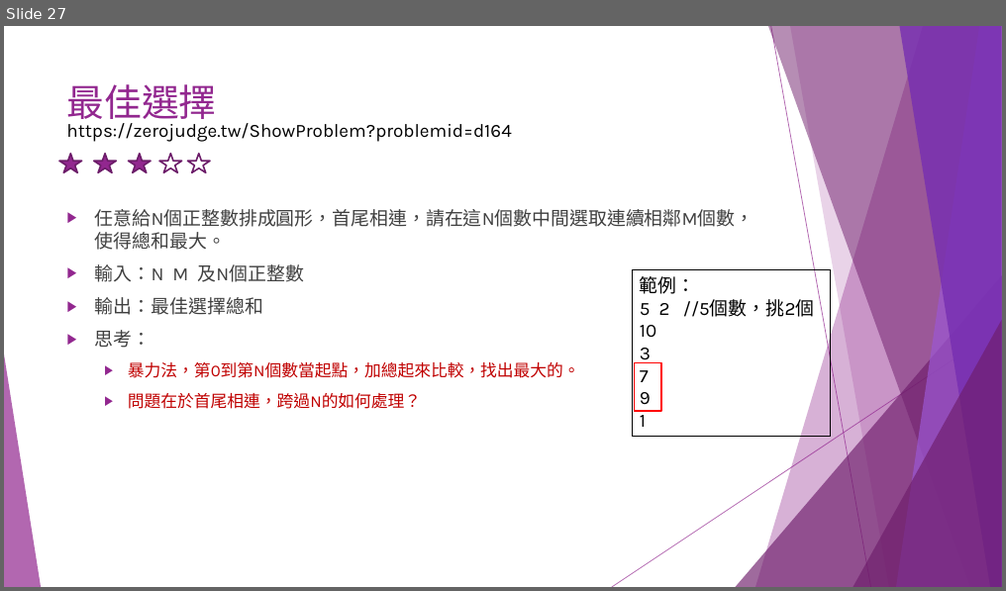
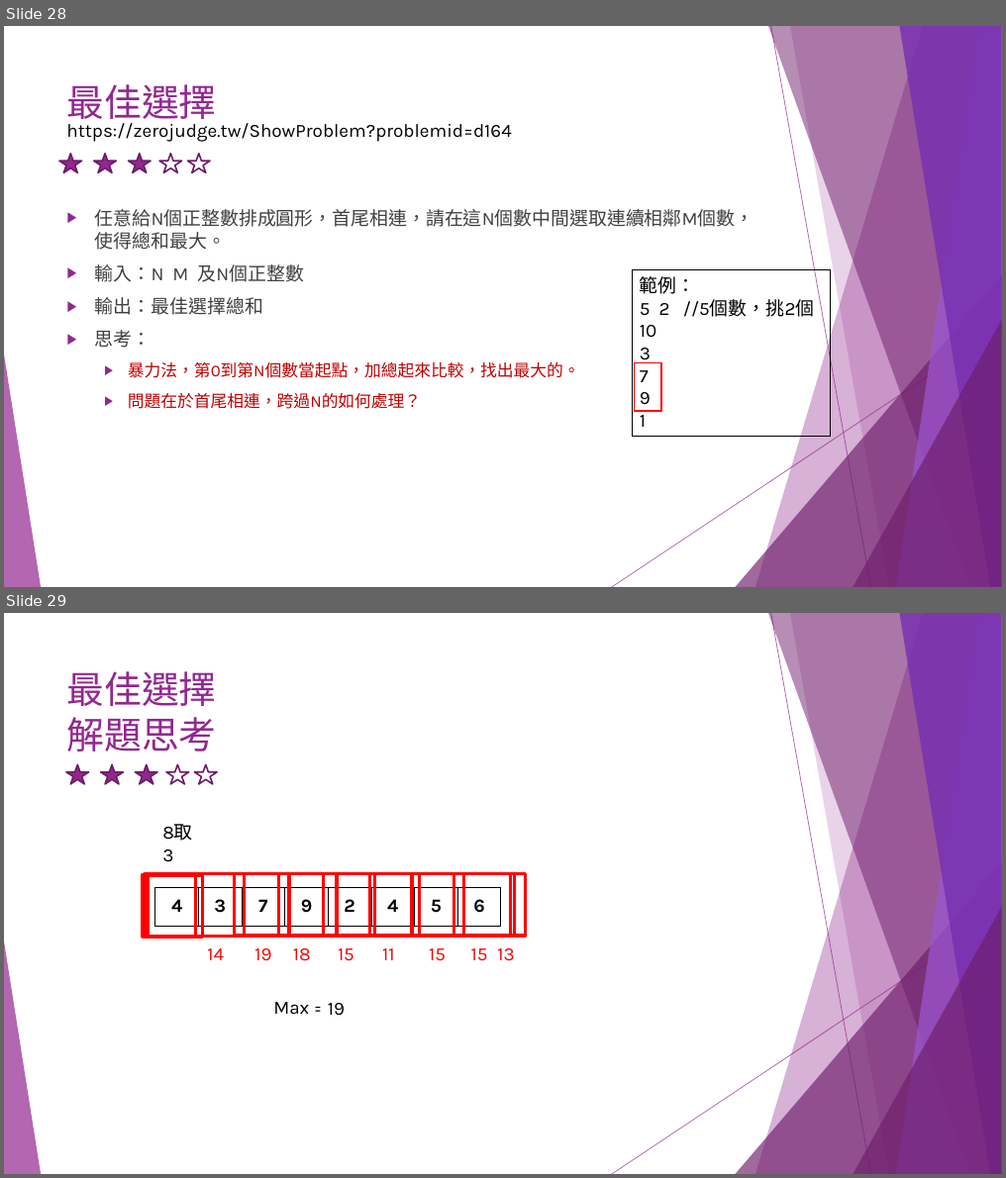
Before and after one commit to liulawsi/My_PPTs, a slide deck: LCC/Python/A1_邏輯思考訓練題.pptx. Shown one above the other, each under a label of ours: slide 27 before the commit, slides 28 and 29 after it. The pictures are 1006x591 and 1006x1178 pixels, drawn with LibreOffice and Linux fonts; fonts in the diff are those of the drawing. Boxes give left, top, right and bottom in pixels: in the first picture for what was removed or moved away, otherwise in the second. Text is boxed around its words. In the diff, an @@ line names an element or a change of style, - is before the commit and + after.

```diff
--- a/LCC/Python/A1_邏輯思考訓練題.pptx
+++ b/LCC/Python/A1_邏輯思考訓練題.pptx
@@ slide 29 added at box(4, 613, 1002, 1174), background #FFFFFF; not listed: 10 template elements that a slide beside it also shows @@
@@ title added at box(67, 671, 217, 752), 36 pt, text #92278F @@
+最佳選擇
+解題思考
@@ group added at box(66, 765, 218, 784): 5 stars @@
@@ text added at box(155, 817, 209, 848), 18 pt, text #000000 @@
+8取3
@@ rectangle added at box(142, 875, 202, 937), outline #FF0000 3 pt @@
@@ rectangle added at box(145, 874, 245, 937), outline #FF0000 3 pt @@
@@ rectangle added at box(149, 874, 289, 937), outline #FF0000 3 pt @@
@@ rectangle added at box(196, 874, 337, 937), outline #FF0000 3 pt @@
@@ rectangle added at box(234, 873, 374, 936), outline #FF0000 3 pt @@
@@ rectangle added at box(279, 873, 420, 936), outline #FF0000 3 pt @@
@@ rectangle added at box(324, 874, 464, 937), outline #FF0000 3 pt @@
@@ rectangle added at box(370, 873, 511, 936), outline #FF0000 3 pt @@
@@ rectangle added at box(412, 873, 514, 936), outline #FF0000 3 pt @@
@@ rectangle added at box(453, 873, 526, 936), outline #FF0000 3 pt @@
@@ table added at box(155, 888, 503, 926), 1 rows, 8 columns @@
+4 | 3 | 7 | 9 | 2 | 4 | 5 | 6
@@ text added at box(207, 949, 224, 960), 18 pt, text #FF0000 @@
+14
@@ text added at box(254, 949, 271, 961), 18 pt, text #FF0000 @@
+19
@@ text added at box(293, 949, 311, 961), 18 pt, text #FF0000 @@
+18
@@ text added at box(338, 949, 354, 961), 18 pt, text #FF0000 @@
+15
@@ text added at box(382, 949, 394, 960), 18 pt, text #FF0000 @@
+11
@@ text added at box(429, 949, 446, 961), 18 pt, text #FF0000 @@
+15
@@ text added at box(471, 949, 488, 961), 18 pt, text #FF0000 @@
+15
@@ text added at box(497, 949, 514, 961), 18 pt, text #FF0000 @@
+13
@@ text added at box(273, 1002, 345, 1016), 18 pt, text #000000 @@
+Max = 14
@@ text added at box(328, 1003, 345, 1016), 18 pt, text #000000 @@
+19
@@ what was slide 27 is now slide 28 @@
```
Also in this commit, not shown: 7 slides changed, 2 other slides added.
